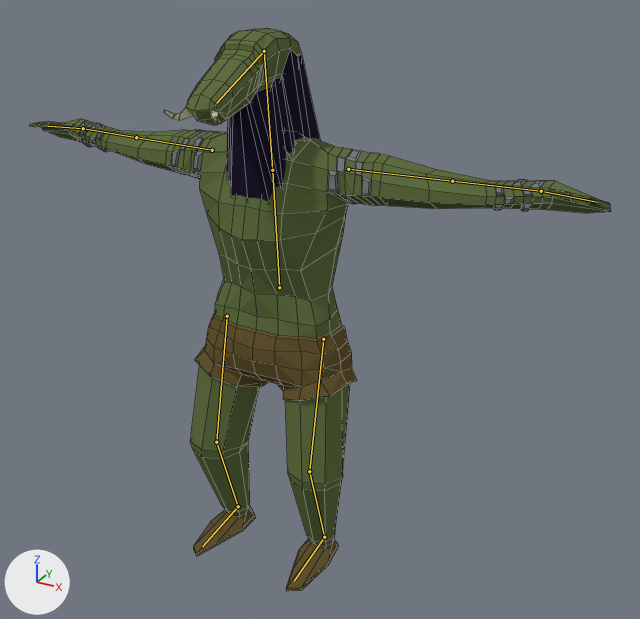
Renders of the Blender file Assets/Enemys/Meshes/inamic final 3.blend from each side of a commit.
Before and after are seen from a camera (50 mm lens) standing at (5.27, -8.39, 7.73) and looking at (0.7, -0.08, 3.58). The lights are fixed; the arrows at lower left show +X, +Y and +Z. The bones that bend it are drawn over the model as lines. Mesh edges are drawn as thin lines.
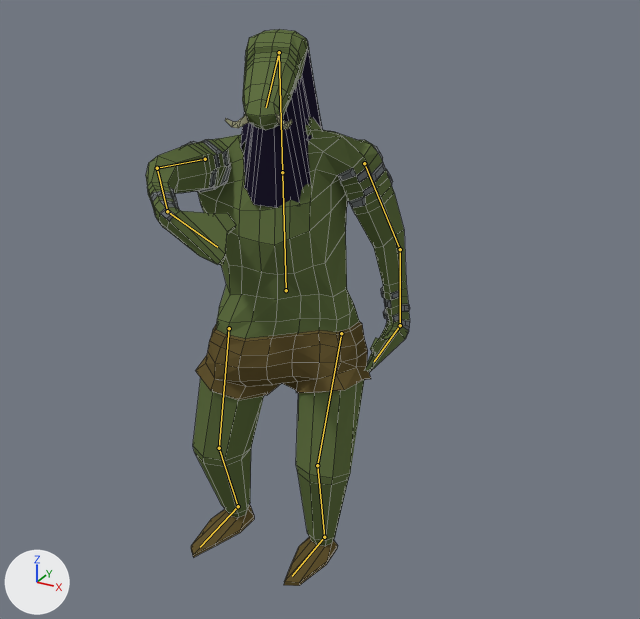
The newer file adds an action. The first version stands in its rest pose; the second is drawn at frame 20 of the action 'Attack'.

Boxes (x1, y1, x2, y2) around the edits, measured in the pictures (640 x 619 px):
'Cylinder', posed (55% narrower): before (29, 28, 611, 591); after (146, 29, 410, 586)
bone 'Chest', root to tip: before (279, 287) to (272, 170); after (286, 290) to (282, 172)

What the commit changed:
Bone 'Chest' (bone_chest) moves from (0.0, 0.0, 0.0) to (0.12, 0.0, 0.04).
Bone 'Chest' (bone_chest) turns from (0, 0, 0) to (0, 23, -2) degrees about its own x, y and z.
Bone 'Arm IK.L' (bone_arm_ik_l) moves from (0.0, 0.0, 0.0) to (-2.35, 0.0, -2.32).
Bone 'Elbow.L' (bone_elbow_l) moves from (0.0, 0.0, 0.0) to (-1.83, 0.0, 0.0).
Bone 'Arm IK.R' (bone_arm_ik_r) moves from (0.0, 0.0, 0.0) to (4.2, -2.12, -0.32).
Bone 'Elbow.R' (bone_elbow_r) moves from (0.0, 0.0, 0.0) to (1.83, 0.29, -1.0).
